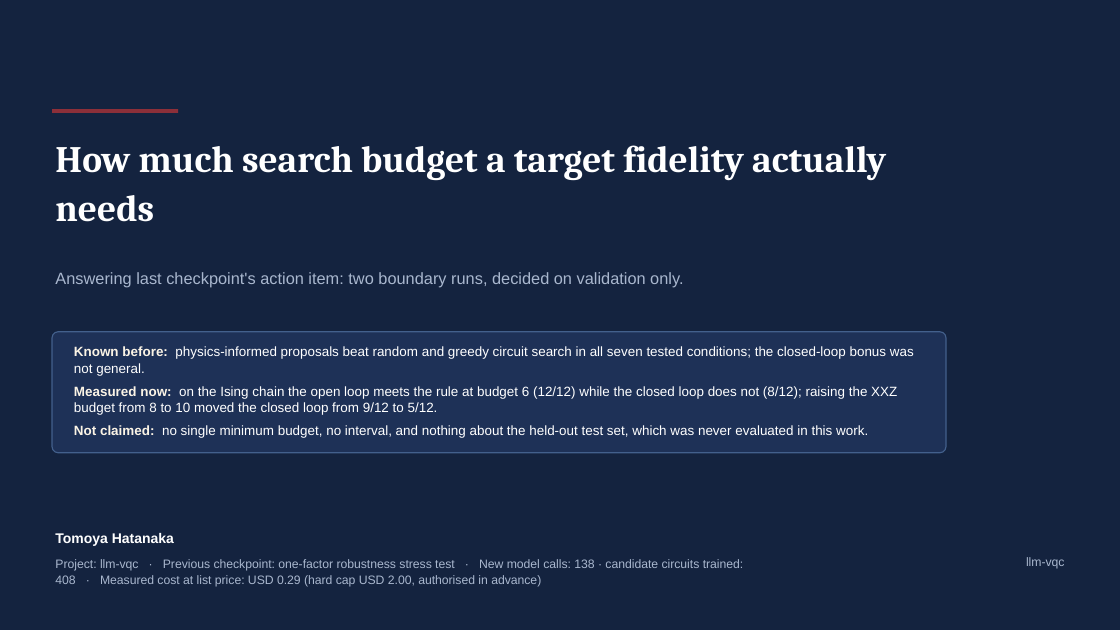
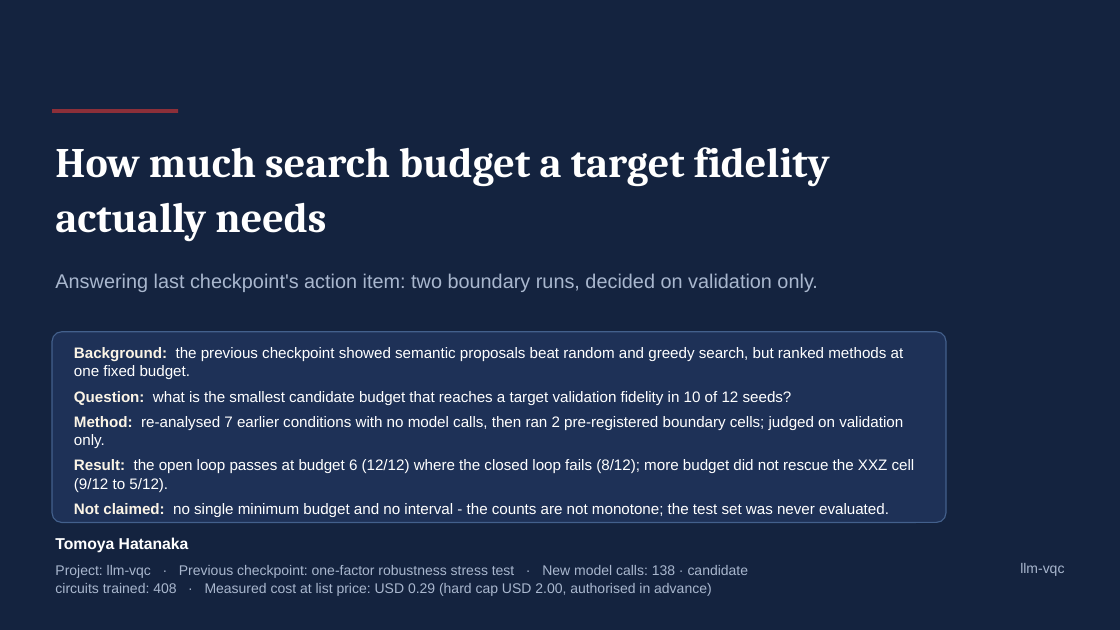
Before and after one commit to dorakingx/llm-vqc, a slide deck: slide 1 of outputs/qae_budget_targets_v2_20260908/deck/20260908_llm-vqc.pptx. Drawn at 1120x630 pixels with LibreOffice and Linux fonts; fonts in the diff are those of the drawing. Boxes give left, top, right and bottom in pixels: in the first picture for what was removed or moved away, otherwise in the second. Text is boxed around its words. In the diff, an @@ line names an element or a change of style, - is before the commit and + after.

```diff
--- a/outputs/qae_budget_targets_v2_20260908/deck/20260908_llm-vqc.pptx
+++ b/outputs/qae_budget_targets_v2_20260908/deck/20260908_llm-vqc.pptx
@@ text "How much search budget a ..." at [55,147,830,242]: size 32 to 36 pt @@
@@ text "Answering last checkpoint's action item: ..." at [55,273,817,292]: size 14 to 17 pt @@
@@ rounded rectangle: place and size @@
-rounded rectangle at [52,332,946,453]
+rounded rectangle at [52,332,946,523]
@@ text at [74,347,915,517]: text changed; size 11.5 to 13 pt @@
-Known before: physics-informed proposals beat random and greedy circuit search in all seven tested conditions; the closed-loop bonus was not general.
-Measured now: on the Ising chain the open loop meets the rule at budget 6 (12/12) while the closed loop does not (8/12); raising the XXZ budget from 8 to 10 moved the closed loop from 9/12 to 5/12.
-Not claimed: no single minimum budget, no interval, and nothing about the held-out test set, which was never evaluated in this work.
+Background: the previous checkpoint showed semantic proposals beat random and greedy search, but ranked methods at one fixed budget.
+Question: what is the smallest candidate budget that reaches a target validation fidelity in 10 of 12 seeds?
+Method: re-analysed 7 earlier conditions with no model calls, then ran 2 pre-registered boundary cells; judged on validation only.
+Result: the open loop passes at budget 6 (12/12) where the closed loop fails (8/12); more budget did not rescue the XXZ cell (9/12 to 5/12).
+Not claimed: no single minimum budget and no interval - the counts are not monotone; the test set was never evaluated.
@@ text "Tomoya Hatanaka" at [55,537,189,553]: size 12 to 13.5 pt @@
@@ text "Project: llm-vqc · Previous checkpoint: ..." at [55,565,749,596]: size 10.5 to 12 pt @@
@@ text "llm-vqc" at [1020,563,1064,576]: size 10.5 to 12 pt @@
```
Also in this commit, not shown: 9 other slides changed, 5 other files.
